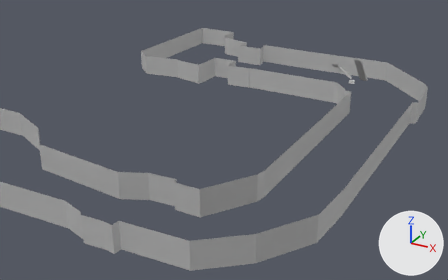
One commit to the FBX model Assets/Prefabs/Hitboxes.fbx: the scene before it, then after it.
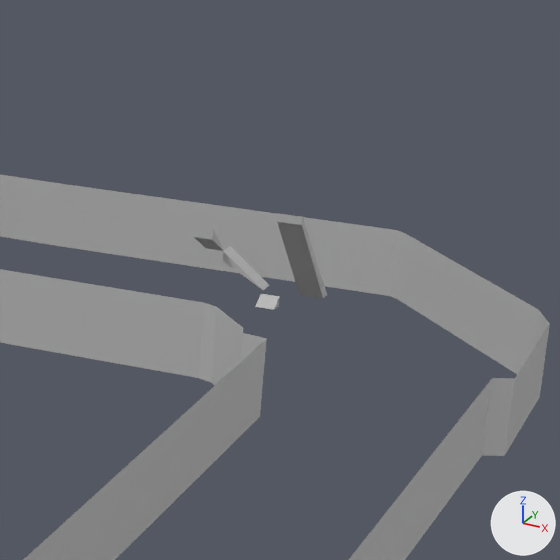
Old and new are each drawn from a camera (50 mm lens) standing at (0.1434, -0.1044, 0.1108) and looking at (-0.0016, 0.1592, -0.021) and again close up on the part from 62% to 96% of the width and 0% to 54% of the height. Lighting does not change. The marker at lower right points along +X, +Y and +Z. Where no turn or scale is listed for an object, it has been applied to the vertices.
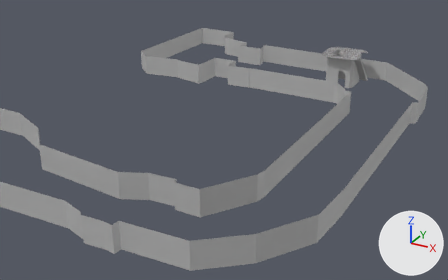
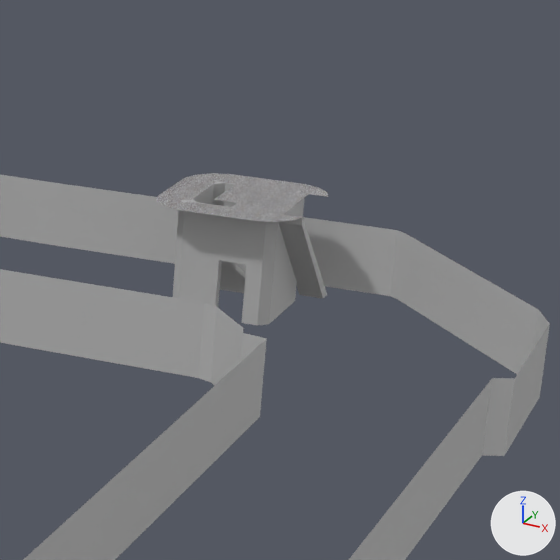
Changed parts and their boxes (x1, y1, x2, y2) in the close-ups (560 x 560 px):
'pCube207', added: after (173, 180, 304, 325)
'Floor1', added: after (157, 173, 328, 222)

The change, as a list of edits to the scene's bpy script:
```text
Add me_mesh_007_1:
    me_mesh_007_1.from_pydata(...)  # 60 vertices, 60 faces; spans x -0.0071..0.0073, y -0.0072..0.0072, z -0.0086..0.0074
    me_mesh_007_1.materials.append(mat_lambert1)  # grey #bcbcbc
Add me_mesh_010:
    me_mesh_010.from_pydata(...)  # 63 vertices, 28 faces; spans x -0.0107..0.0107, y -0.0108..0.0108, z 0.0
    me_mesh_010.materials.append(mat_pedra)
Add ob_pcube207:
    ob_pcube207 = bpy.data.objects.new('pCube207', me_mesh_007_1)
    ob_pcube207.location = (0.0463, 0.203, 0.0144)
Add ob_floor1:
    ob_floor1 = bpy.data.objects.new('Floor1', me_mesh_010)
    ob_floor1.location = (0.0464, 0.203, 0.0218)
```
